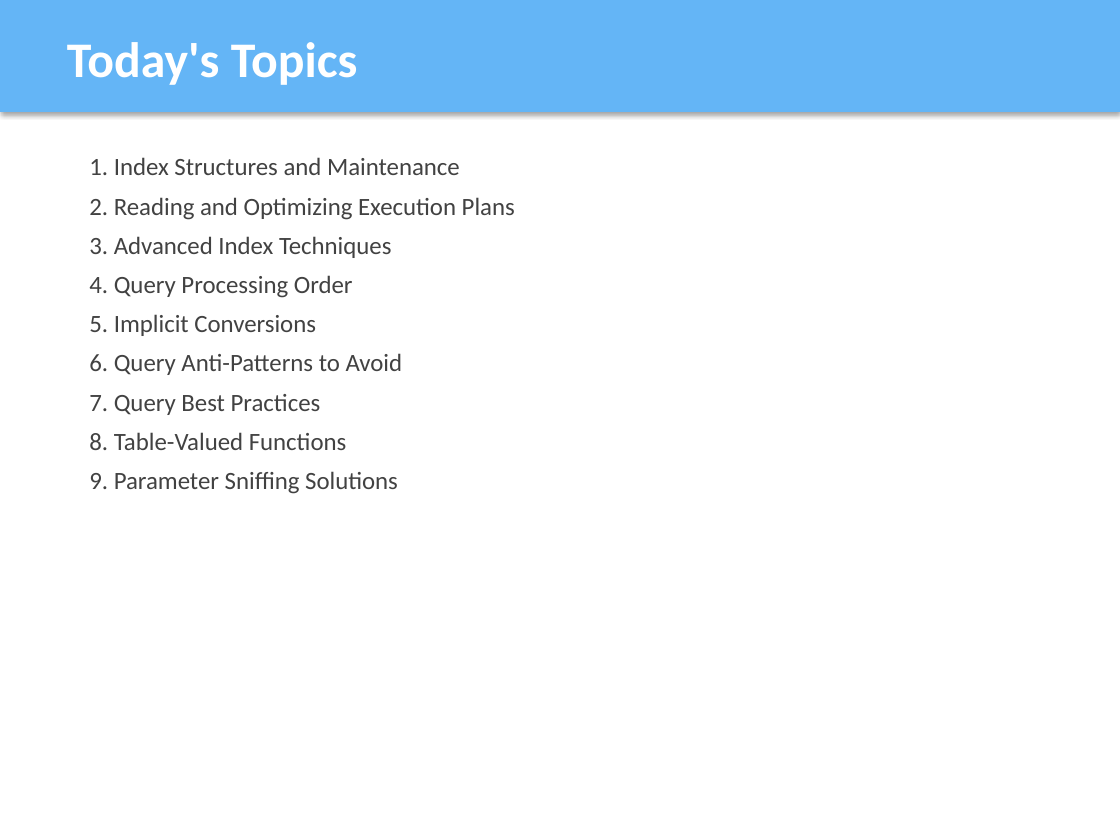
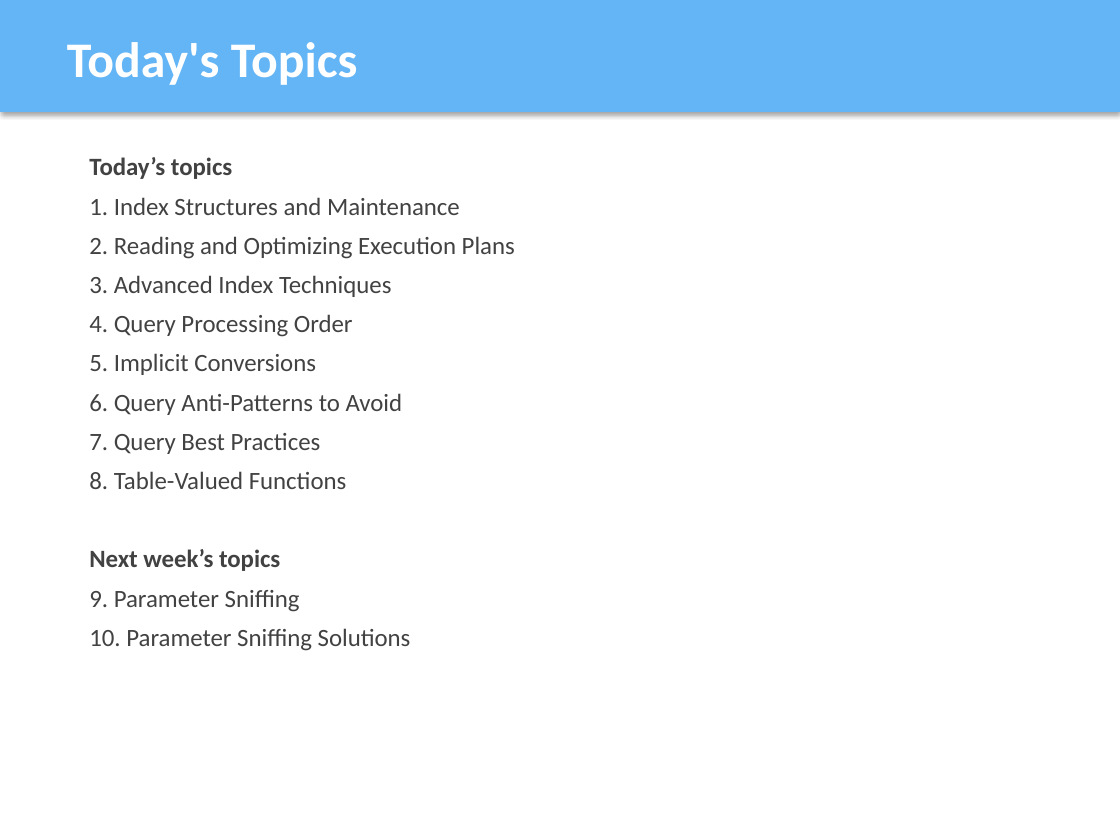
Before and after one commit to bibe74cp/sqlserver-crash-course, a slide deck: slide 2 of SQL_Server_Performance_Optimization.pptx. Drawn at 1120x840 pixels with LibreOffice and Linux fonts; fonts in the diff are those of the drawing. Boxes give left, top, right and bottom in pixels: in the first picture for what was removed or moved away, otherwise in the second. Text is boxed around its words. In the diff, an @@ line names an element or a change of style, - is before the commit and + after.

```diff
--- a/SQL_Server_Performance_Optimization.pptx
+++ b/SQL_Server_Performance_Optimization.pptx
@@ text at (89,157,232,179): paragraph added @@
+Today’s topics
@@ text at (89,549,411,651): text changed @@
-9. Parameter Sniffing Solutions
+Next week’s topics
+9. Parameter Sniffing
+10. Parameter Sniffing Solutions
```
Also in this commit, not shown: 1 other slide changed, 4 other files.
